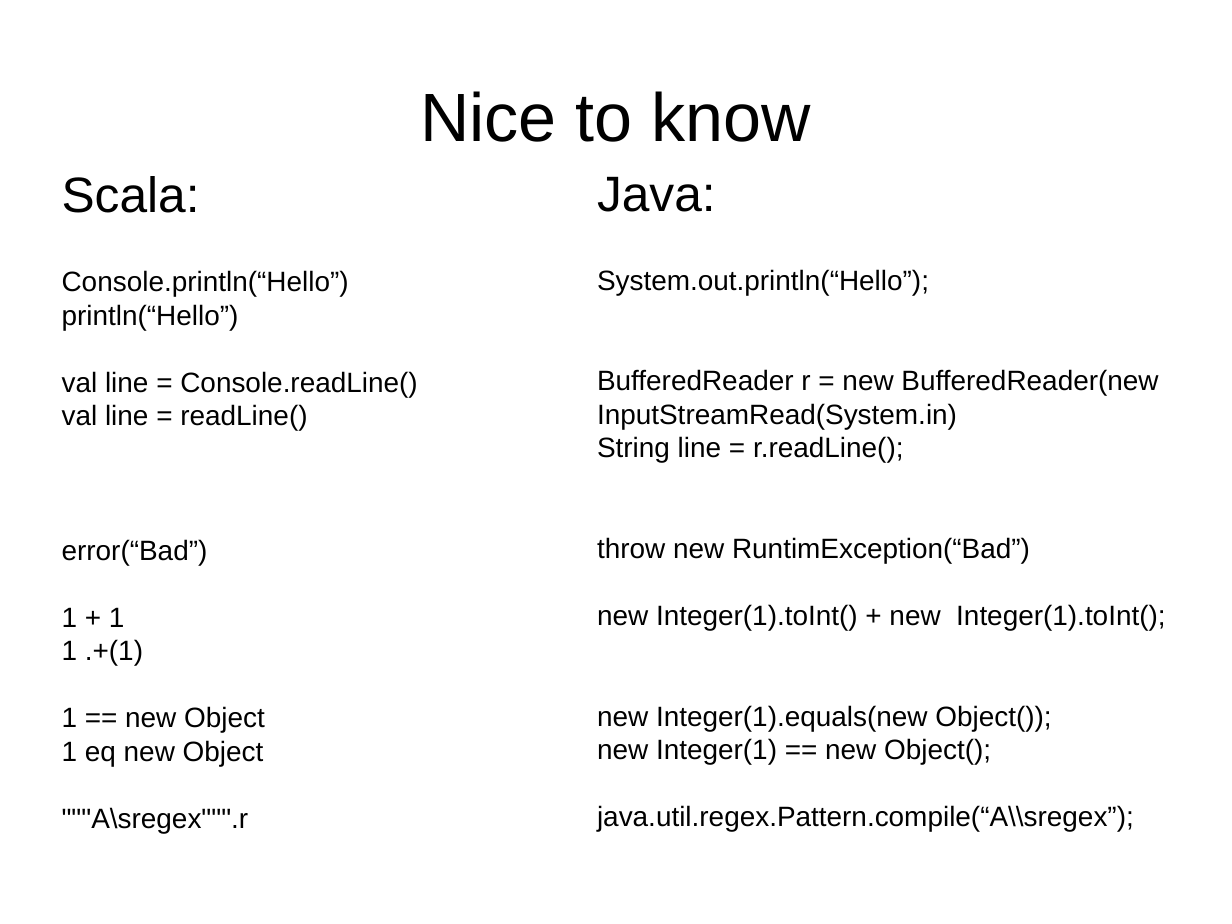
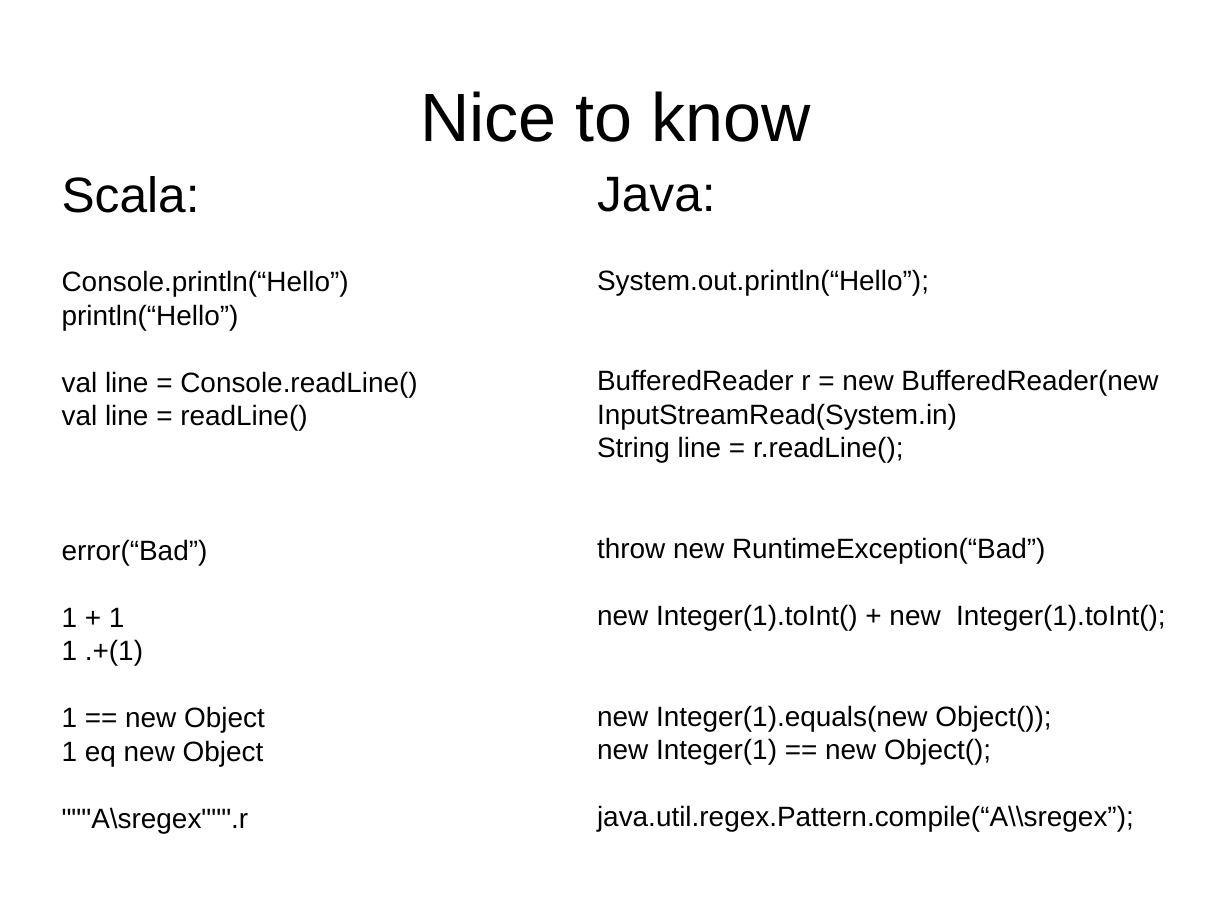
Before and after one commit to javaBin/scala-training-slides, a slide deck: slide 23 of 1.2 - scala basics.odp. Drawn at 1232x924 pixels with LibreOffice and Linux fonts; fonts in the diff are those of the drawing; background and template pictures are left out. Boxes give left, top, right and bottom in pixels: in the first picture for what was removed or moved away, otherwise in the second. Text is boxed around its words. In the diff, an @@ line names an element or a change of style, - is before the commit and + after.

Commit message:
fix spelling

```diff
--- a/1.2 - scala basics.odp
+++ b/1.2 - scala basics.odp
@@ text at [597, 537, 1045, 563]: text changed @@
-throw new RuntimException(“Bad”)
+throw new RuntimeException(“Bad”)
```
